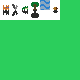
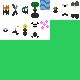
Layers edited between the first and the second 80×80 image:
painted on "Pasted Layer" over [0, 0, 80, 40]
